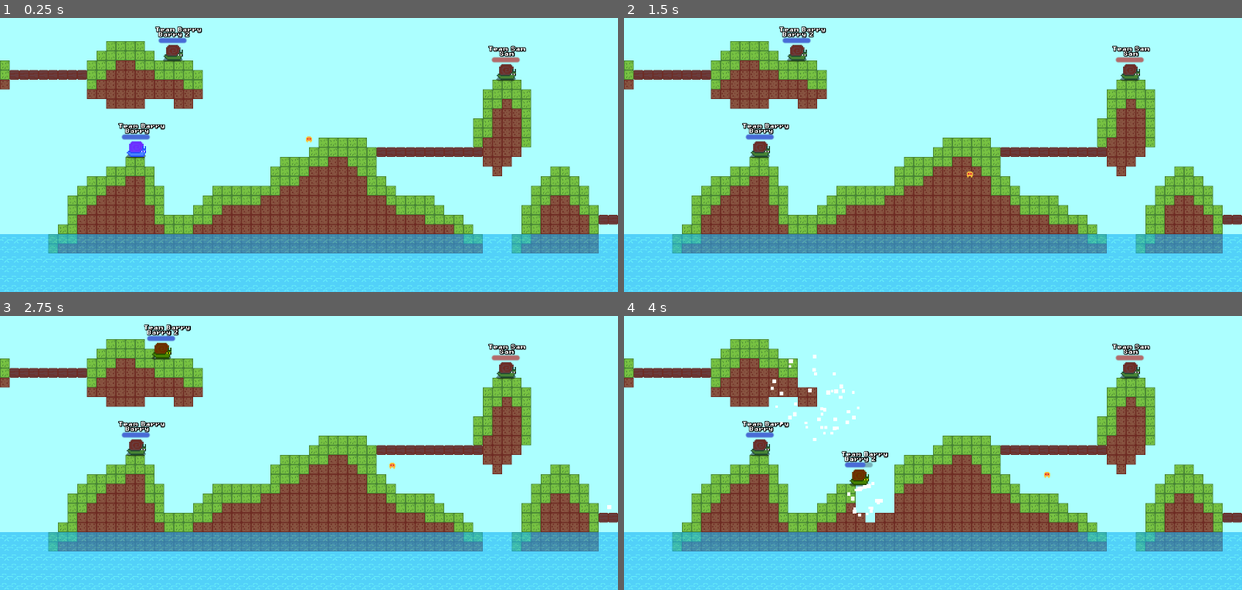
Above: before the commit, frames 1-4 (two rows, left to right).
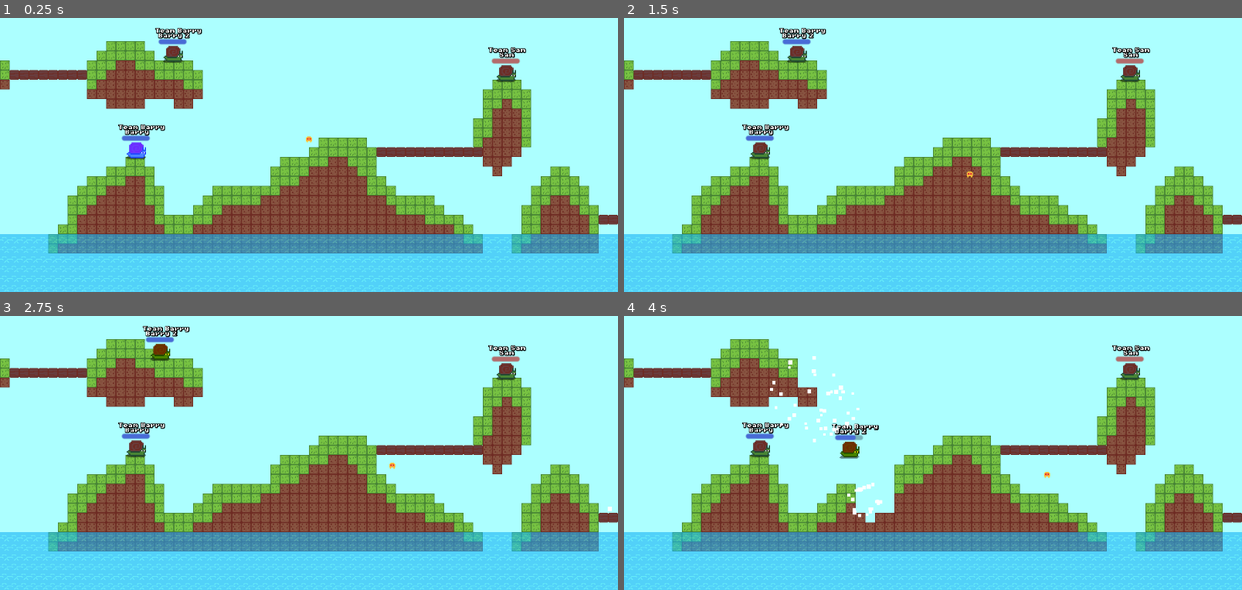
Above: after the commit, the same moments.

Repository: codingbanana21/Snail-Wars
Game: Godot game, scene res://scenes/game.tscn
The game is run twice, just before and just after one commit, with the same random seed, the same clock (stepped at 60 frames per second) and the same inputs.
Inputs (mouse positions are in pixels of both pictures, inside the frame that each line leads up to):
- Up to frame 1 (0.25 s): no input
- Up to frame 2 (1.5 s): tap Enter (skip) at 0.5 s; move the mouse to (963, 135) at 0.52 s; press the mouse at (963, 135) at 0.53 s; hold D (right) from 0.53 s (still down); tap W (jump) at 0.77 s; tap Space at 1.25 s; move the mouse to (902, 138) at 1.27 s; release the mouse at (902, 138) at 1.28 s; tap Mouse wheel down (last_weapon) at 1.35 s
- Up to frame 3 (2.75 s): tap W (jump) at 1.52 s; move the mouse to (321, 431) at 2.02 s; release D (right) at 2.03 s; hold A (left) from 2.03 s (still down); tap Mouse wheel up (next_weapon) at 2.1 s
- Up to frame 4 (4 s): move the mouse to (926, 439) at 2.77 s; release A (left) at 2.78 s; hold D (right) from 2.78 s (still down); click (926, 439) at 2.85 s; tap W (jump) at 3.02, 3.77 s; move the mouse to (976, 439) at 3.52 s; tap Mouse wheel down (last_weapon) at 3.6 s

The runs differ from the first frame. In frame 1, 1.0% of the frame differs, in the area x 19-86%, y 3-52%; in frame 2, 1.0%; in frame 3, 1.1%; in frame 4, 1.9%, in the area x 19-86%, y 10-74%.

Commit message:
Added fall damage

Diff:
--- a/scenes/player.tscn
+++ b/scenes/player.tscn
@@ -5,8 +5,11 @@
 [ext_resource type="LabelSettings" uid="uid://cm76igu117yxn" path="res://assets/fonts/label_settings.tres" id="3_qhqgy"]
 
 [sub_resource type="CapsuleShape2D" id="CapsuleShape2D_fo7mc"]
-radius = 6.0
-height = 13.0
+radius = 5.0
+height = 11.0
+
+[sub_resource type="RectangleShape2D" id="RectangleShape2D_lmkbq"]
+size = Vector2(12, 15)
 
 [node name="Player" type="CharacterBody2D" unique_id=1048355818]
 scale = Vector2(2, 2)
@@ -60,5 +63,8 @@
 [node name="Area2D" type="Area2D" parent="." unique_id=573629312]
 
 [node name="CollisionShape2D" type="CollisionShape2D" parent="Area2D" unique_id=887883612]
+position = Vector2(0, 9.5)
+shape = SubResource("RectangleShape2D_lmkbq")
 
 [connection signal="timeout" from="NextPlayerTimer" to="." method="_on_next_player_timer_timeout"]
+[connection signal="body_entered" from="Area2D" to="." method="_on_area_2d_body_entered"]
--- a/scripts/player.gd
+++ b/scripts/player.gd
@@ -110,3 +110,8 @@
 
 func _on_next_player_timer_timeout() -> void:
 	Globals.player_turn = (Globals.player_turn % 4) + 1
+
+
+func _on_area_2d_body_entered(body: Node2D) -> void:
+	if velocity.y > 700:
+		hp -= int((velocity.y - 700) / 10.0)
